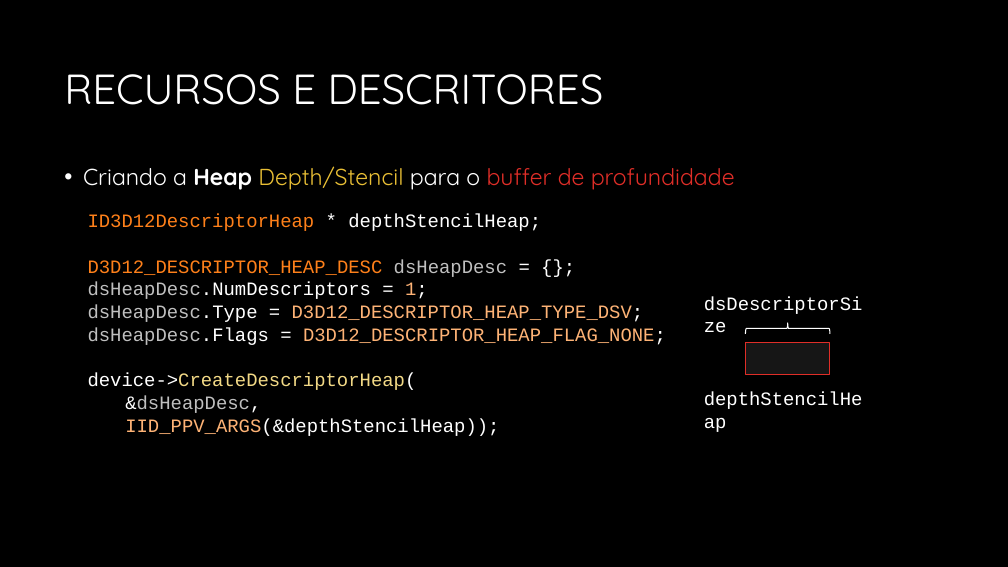
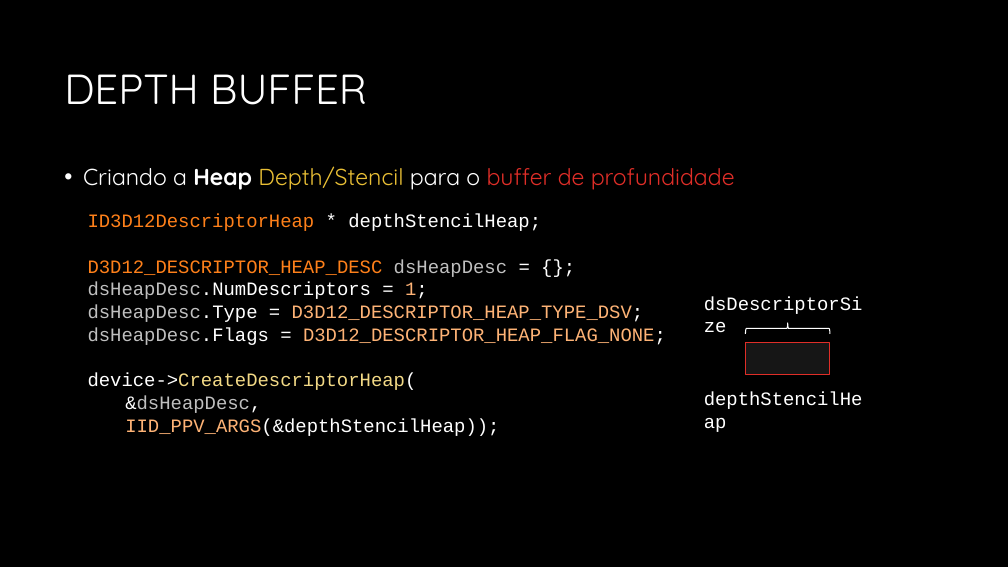
Before and after one commit to JudsonSS/CG, a slide deck: slide 19 of Slides/06. Inicialização do Direct3D.pptx (slide 13 before the commit). Drawn at 1008x567 pixels with LibreOffice and Linux fonts; fonts in the diff are those of the drawing; background and template pictures are left out. Boxes give left, top, right and bottom in pixels: in the first picture for what was removed or moved away, otherwise in the second. Text is boxed around its words. In the diff, an @@ line names an element or a change of style, - is before the commit and + after.

```diff
--- a/Slides/06. Inicialização do Direct3D.pptx
+++ b/Slides/06. Inicialização do Direct3D.pptx
@@ title at (64,74,367,105): text changed @@
-RECURSOS E DESCRITORES
+DEPTH BUFFER
```
Also in this commit, not shown: 13 other slides changed, 3 slides added.
